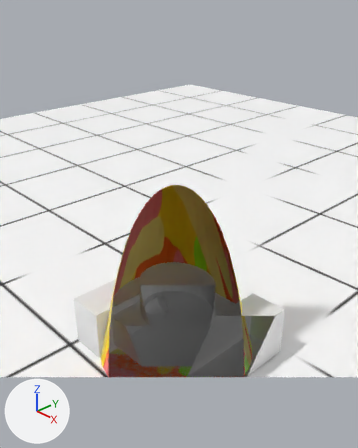
The Blender file projects/02-BattleCity-Clone/Models/battle-city.blend as it was, and as the next commit left it.
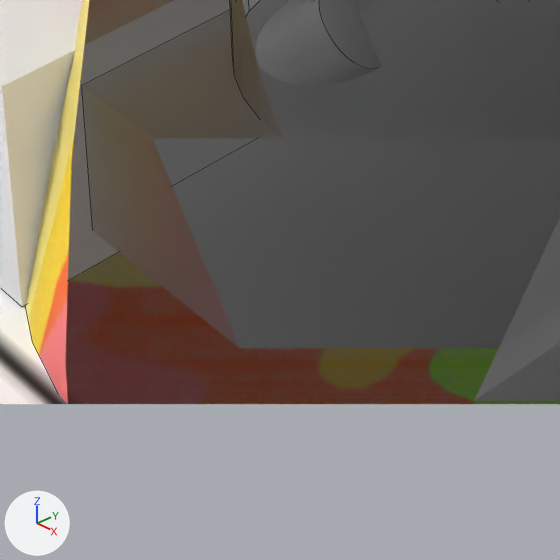
There are two pictures of each version: one whole from a 50 mm lens placed at (1.9, -1.764, 2.176), pointed at (0.028, -0.002, 0.914), one close up on the part from 27% to 57% of the width and 67% to 91% of the height. The axes (+X, +Y, +Z) are drawn at lower left. The lights are the same throughout. The close-ups show mesh edges as thin lines. Everything nearer to the camera than a plane just in front of the edit is cut away.

The first close-up shows 'BaseBanner', 'Tank001', 'Terrain'.
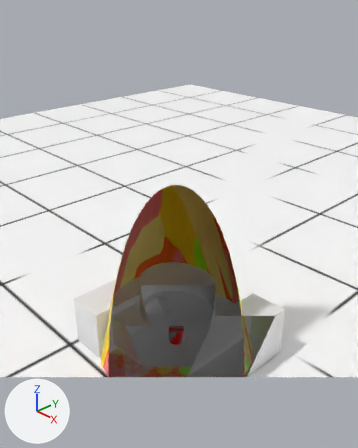
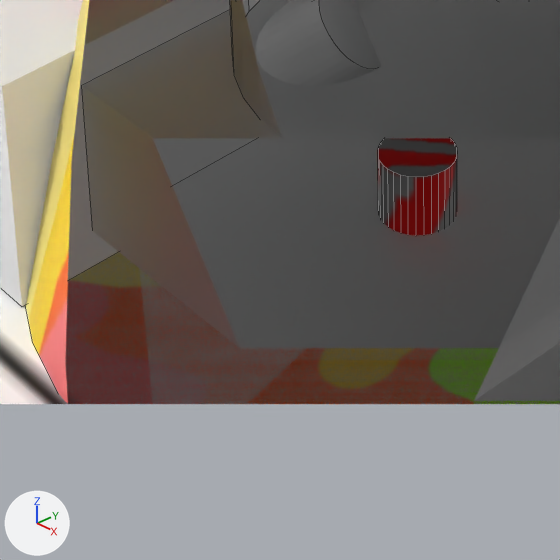
Boxes [x1, y1, x2, y2] around the edits, measured in the close-ups (560 x 560 px):
'Projectile', added
    after: [378, 138, 457, 235]

The edits, one by one:
Picture 'projectile.png' (img_projectile_png) is new.
Material 'Projectile' (mat_projectile) is new.
Its texture is img_projectile_png.
Mesh me_projectile is new.
It is a 32-sided cylinder along z spanning x -0.05..0.05, y -0.05..0.05, z -0.15..0.15.
It uses material mat_projectile (picture img_projectile_png).
Object 'Projectile' (ob_projectile) is new; it shows me_projectile.
Its location is (0.0, 0.0, 0.0).
